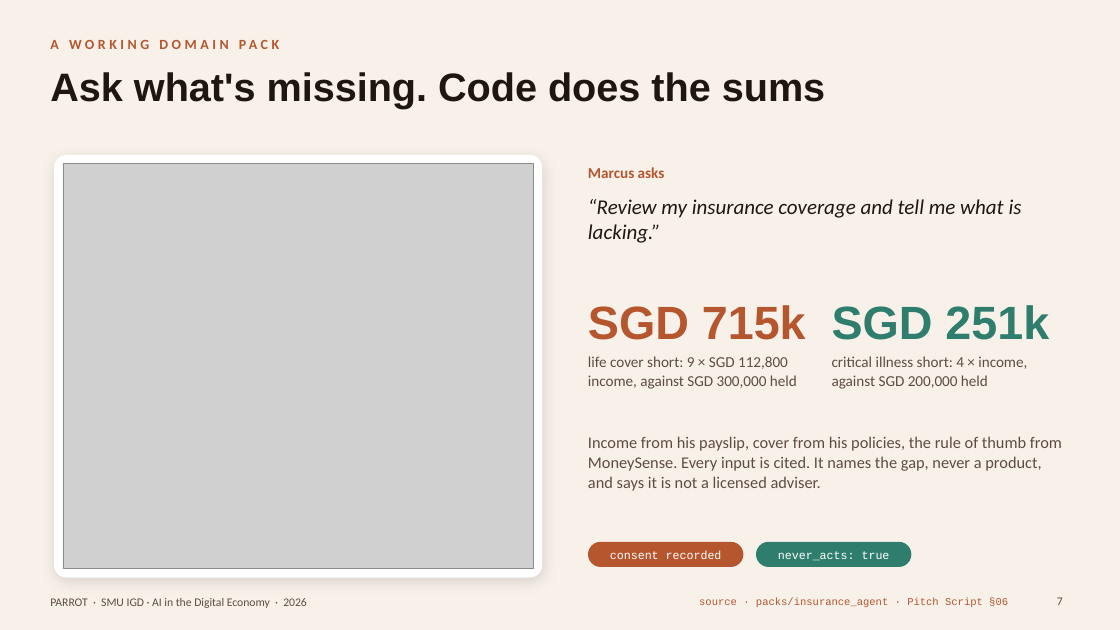
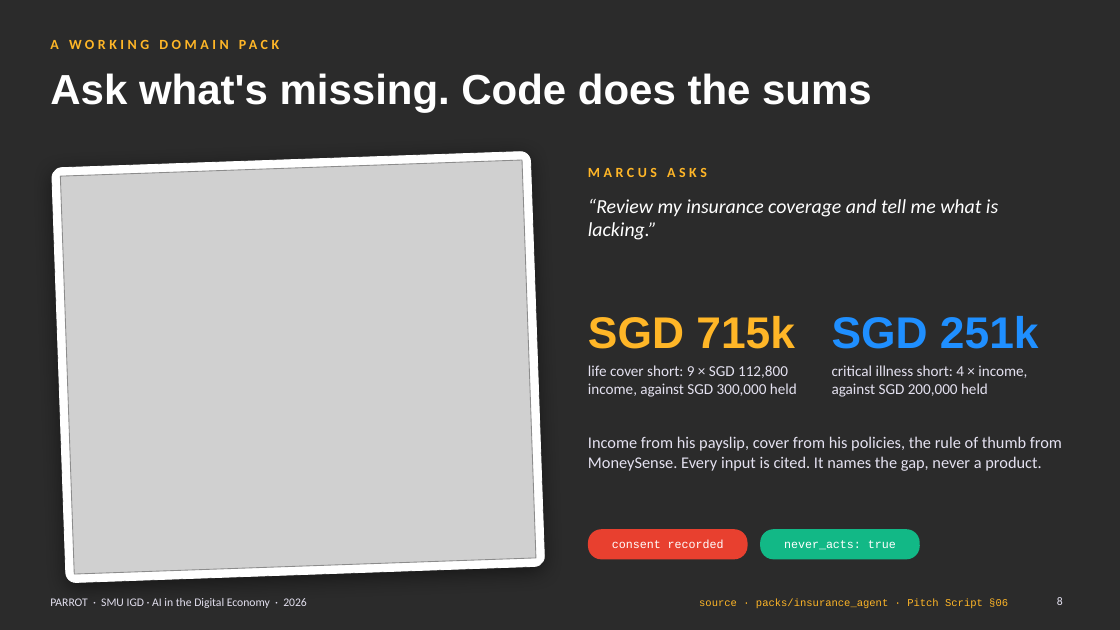
Before and after one commit to feynman82/igd-capstone-2026, a slide deck: slide 8 of docs/report/Project Parrot Showcase.pptx (slide 7 before the commit). Drawn at 1120x630 pixels with LibreOffice and Linux fonts; fonts in the diff are those of the drawing; grey boxes stand for pictures; background and template pictures are left out; a plain dark background stands for a picture behind light text. Boxes give left, top, right and bottom in pixels: in the first picture for what was removed or moved away, otherwise in the second. Text is boxed around its words. In the diff, an @@ line names an element or a change of style, - is before the commit and + after.

```diff
--- a/docs/report/Project Parrot Showcase.pptx
+++ b/docs/report/Project Parrot Showcase.pptx
@@ background #F7F1EA to picture (left out) @@
@@ text "A WORKING DOMAIN PACK" at [50,40,58,49]: text colour #B5562E to #FFB627 @@
@@ title "Ask what's missing. Code does ..." at [50,73,872,112]: size 34 to 36 pt, text colour #1F1612 to #FFFFFF @@
@@ rounded rectangle at [52,151,545,583]: shadow changed; proportions changed; rotation 0 to 358 degrees @@
@@ picture at [60,160,536,574]: rotation 0 to 358 degrees @@
@@ text at [588,168,707,177]: text changed; size 13 to 12 pt; text colour #B5562E to #FFB627 @@
-Marcus asks
+MARCUS ASKS
@@ text "“Review my insurance coverage and ..." at [588,199,998,240]: size 18 to 17 pt, text colour #1F1612 to #FFFFFF @@
@@ text "SGD 715k": place and size @@
-text "SGD 715k" at [588,305,806,340]
+text "SGD 715k" at [588,316,795,349]
@@ text "SGD 715k" at [588,316,795,349]: size 40 to 38 pt, text colour #B5562E to #FFB627 @@
@@ text "SGD 251k": place and size @@
-text "SGD 251k" at [832,305,1049,340]
+text "SGD 251k" at [832,316,1039,349]
@@ text "SGD 251k" at [832,316,1039,349]: size 40 to 38 pt, text colour #2F7D6D to #1F8FFF @@
@@ text "life cover short: 9 × ...": place and size @@
-text "life cover short: 9 × ..." at [588,356,797,389]
+text "life cover short: 9 × ..." at [588,365,797,397]
@@ text "critical illness short: 4 × ...": place and size @@
-text "critical illness short: 4 × ..." at [832,356,1027,389]
+text "critical illness short: 4 × ..." at [832,365,1027,397]
@@ text at [588,436,1062,471]: text changed; text colour #5E4C42 to #E4E1F0 @@
-Income from his payslip, cover from his policies, the rule of thumb from MoneySense. Every input is cited. It names the gap, never a product, and says it is not a licensed adviser.
+Income from his payslip, cover from his policies, the rule of thumb from MoneySense. Every input is cited. It names the gap, never a product.
@@ rounded rectangle "consent recorded": place and size @@
-rounded rectangle "consent recorded" at [588,542,744,567]
+rounded rectangle "consent recorded" at [588,529,748,560]
@@ rounded rectangle "consent recorded" at [588,529,748,560]: fill #B5562E to #E8402F; proportions changed @@
@@ rounded rectangle "never_acts: true": place and size @@
-rounded rectangle "never_acts: true" at [756,542,912,567]
+rounded rectangle "never_acts: true" at [760,529,920,560]
@@ rounded rectangle "never_acts: true" at [760,529,920,560]: fill #2F7D6D to #12B886; proportions changed @@
@@ text colour #5E4C42 to #E4E1F0 in 3 elements at [588,365,797,397], [832,365,1027,397], [50,598,307,608] @@
@@ text "source · packs/insurance_agent · Pitch ..." at [699,599,1008,608]: text colour #B5562E to #FFB627 @@
@@ page number at [1057,597,1063,605]: text changed; text colour #5E4C42 to #E4E1F0 @@
-7
+8
```
Also in this commit, not shown: 13 other slides changed, 1 slide added, 1 slide removed, 1 other file.
